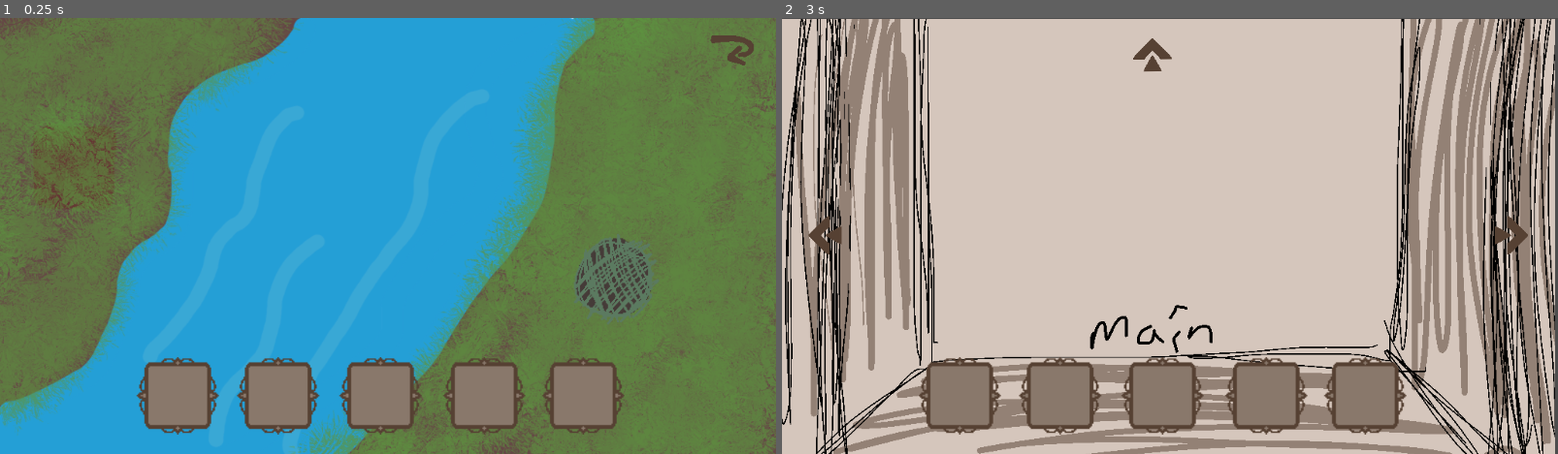
Above: before the commit, frames 1-2 (left to right).
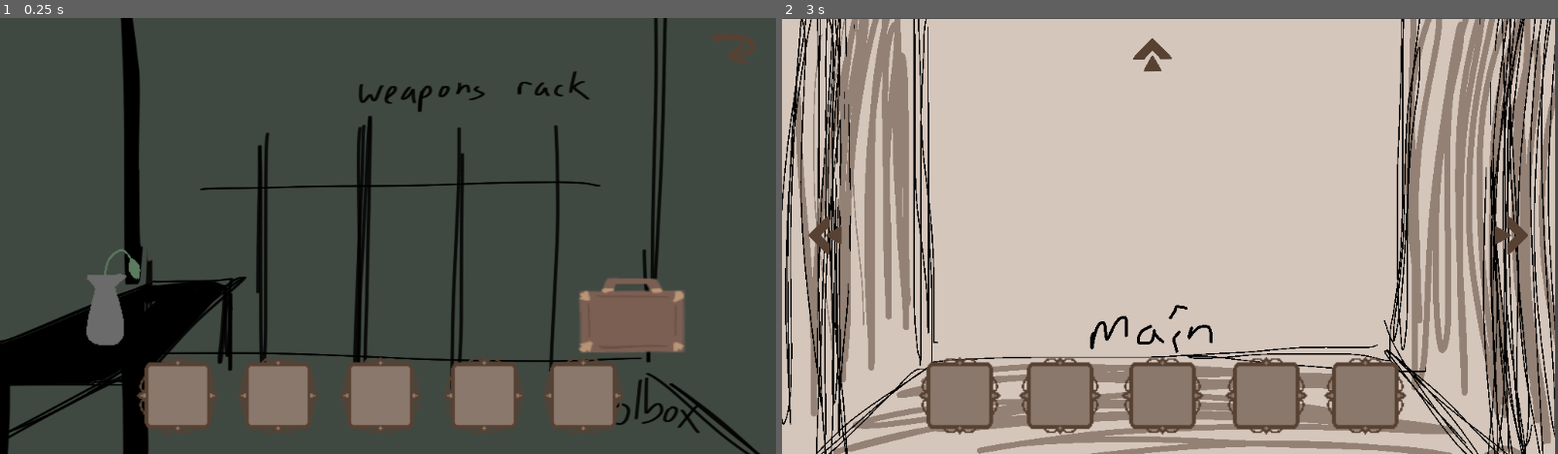
Above: after the commit, the same moments.

Repository: yaliu10/Escape-Room
Game: Godot game, scene res://room.tscn
The game is run twice, just before and just after one commit, with the same random seed, the same clock (stepped at 60 frames per second) and the same inputs.
Inputs (mouse positions are in pixels of both pictures, inside the frame that each line leads up to):
- Up to frame 1 (0.25 s): no input
- Up to frame 2 (3 s): tap Enter at 0.5, 2 s; drag from (828, 236) to (960, 397) at 0.52 s; tap Space at 1.25, 2.75 s; drag from (1503, 236) to (960, 397) at 1.27 s; move the mouse to (1154, 61) at 2.02 s; click (1154, 61) at 2.17 s; drag from (1526, 48) to (1061, 392) at 2.77 s

The runs differ from the first frame. In frame 1, 93% of the frame differs, in the area x 0-100%, y 0-100%; in frame 2, nothing differs.

Commit message:
chisel done

Diff:
--- a/escape-room/room.gd
+++ b/escape-room/room.gd
@@ -207,7 +207,6 @@
 
 
 #need to hide visibility of objects when switching rooms
-#error comes from item group
 func _on_test_interact_area_area_entered(area: Area2D) -> void: #keep for example but delete later
 	if area.is_in_group("item"):
 		if area.get_parent().item_id == 1:
@@ -247,6 +246,13 @@
 
 func _on_closed_trap_area_input_event(viewport: Node, event: InputEvent, shape_idx: int) -> void:
 	if event is InputEventMouseButton and event.button_index == MOUSE_BUTTON_LEFT:
-			$"In Left Painting/Open Trap".visible = true
-			$"In Left Painting/Closed Trap".queue_free()
-			$"In Left Painting/River Key". visible = true
+		$"In Left Painting/Open Trap".visible = true
+		$"In Left Painting/Closed Trap".queue_free()
+		$"In Left Painting/River Key". visible = true
+
+
+func _on_closed_toolbox_area_input_event(viewport: Node, event: InputEvent, shape_idx: int) -> void:
+	if event is InputEventMouseButton and event.button_index == MOUSE_BUTTON_LEFT:
+		$"In Right Painting/Open Toolbox".visible = true
+		$"In Right Painting/Closed Toolbox".queue_free()
+		$"In Right Painting/Chisel".visible = true
--- a/escape-room/room.tscn
+++ b/escape-room/room.tscn
@@ -21,6 +21,9 @@
 [ext_resource type="Texture2D" uid="uid://dklo3a56i6ypn" path="res://art/IMG_2859.PNG" id="16_fw5fg"]
 [ext_resource type="Texture2D" uid="uid://b7eimlxrbmt72" path="res://art/Hollyhock.png" id="17_k5f7d"]
 [ext_resource type="Texture2D" uid="uid://qgndunpgl4lh" path="res://art/Forget me not.png" id="17_txuyg"]
+[ext_resource type="Texture2D" uid="uid://mwlxqxw02hyy" path="res://art/chisel.PNG" id="21_56284"]
+[ext_resource type="Texture2D" uid="uid://ds552hk8olw1w" path="res://art/ph-closed case.PNG" id="22_grjj2"]
+[ext_resource type="Texture2D" uid="uid://bwsn7jxnip1o3" path="res://art/ph-opened case.PNG" id="23_58ajg"]
 
 [sub_resource type="RectangleShape2D" id="RectangleShape2D_5ms4q"]
 size = Vector2(83, 83)
@@ -77,6 +80,12 @@
 
 [sub_resource type="CircleShape2D" id="CircleShape2D_qh44s"]
 radius = 57.1957
+
+[sub_resource type="CircleShape2D" id="CircleShape2D_4bt67"]
+radius = 152.816
+
+[sub_resource type="RectangleShape2D" id="RectangleShape2D_k04cf"]
+size = Vector2(110.256, 59.3362)
 
 [sub_resource type="CapsuleShape2D" id="CapsuleShape2D_mgyjd"]
 radius = 34.6233
@@ -290,6 +299,7 @@
 shape = SubResource("RectangleShape2D_ka71n")
 
 [node name="In Left Painting" type="Sprite2D" parent="."]
+visible = false
 z_index = 1
 scale = Vector2(1.13086, 1.085)
 texture = ExtResource("6_x17j6")
@@ -364,7 +374,6 @@
 one_shot = true
 
 [node name="In Right Painting" type="Sprite2D" parent="."]
-visible = false
 z_index = 1
 scale = Vector2(1.125, 1.08833)
 texture = ExtResource("9_q6k2w")
@@ -414,6 +423,41 @@
 [node name="Timer" type="Timer" parent="In Right Painting/Weapon Key"]
 wait_time = 0.2
 one_shot = true
+
+[node name="Chisel" type="Sprite2D" parent="In Right Painting"]
+visible = false
+z_index = 1
+position = Vector2(832.889, 420.828)
+scale = Vector2(0.203674, 0.203674)
+texture = ExtResource("21_56284")
+script = ExtResource("12_6j7kt")
+
+[node name="Chisel Area" type="Area2D" parent="In Right Painting/Chisel" groups=["item"]]
+
+[node name="CollisionShape2D" type="CollisionShape2D" parent="In Right Painting/Chisel/Chisel Area"]
+shape = SubResource("CircleShape2D_4bt67")
+
+[node name="Timer" type="Timer" parent="In Right Painting/Chisel"]
+wait_time = 0.2
+one_shot = true
+
+[node name="Closed Toolbox" type="Sprite2D" parent="In Right Painting"]
+position = Vector2(877.333, 438.286)
+scale = Vector2(0.937393, 0.997705)
+texture = ExtResource("22_grjj2")
+
+[node name="Closed Toolbox Area" type="Area2D" parent="In Right Painting/Closed Toolbox"]
+position = Vector2(-43.6199, -22.1029)
+
+[node name="CollisionShape2D" type="CollisionShape2D" parent="In Right Painting/Closed Toolbox/Closed Toolbox Area"]
+position = Vector2(-2.97418, -1.11859)
+shape = SubResource("RectangleShape2D_k04cf")
+
+[node name="Open Toolbox" type="Sprite2D" parent="In Right Painting"]
+visible = false
+position = Vector2(877.333, 380.399)
+scale = Vector2(0.947778, 0.991962)
+texture = ExtResource("23_58ajg")
 
 [node name="In Front Painting" type="Sprite2D" parent="."]
 visible = false
@@ -494,6 +538,9 @@
 [connection signal="mouse_exited" from="In Right Painting/Right Painting Return/Right Painting Return Area" to="." method="change_cursor_back_in_painting"]
 [connection signal="input_event" from="In Right Painting/Weapon Key/Weapon Key Area" to="In Right Painting/Weapon Key" method="_on_empty_bucket_area_input_event"]
 [connection signal="timeout" from="In Right Painting/Weapon Key/Timer" to="In Right Painting/Weapon Key" method="_on_timer_timeout"]
+[connection signal="input_event" from="In Right Painting/Chisel/Chisel Area" to="In Right Painting/Chisel" method="_on_empty_bucket_area_input_event"]
+[connection signal="timeout" from="In Right Painting/Chisel/Timer" to="In Right Painting/Chisel" method="_on_timer_timeout"]
+[connection signal="input_event" from="In Right Painting/Closed Toolbox/Closed Toolbox Area" to="." method="_on_closed_toolbox_area_input_event"]
 [connection signal="input_event" from="In Front Painting/Empty Bucket/Empty Bucket Area" to="In Front Painting/Empty Bucket" method="_on_empty_bucket_area_input_event"]
 [connection signal="timeout" from="In Front Painting/Empty Bucket/Timer" to="In Front Painting/Empty Bucket" method="_on_timer_timeout"]
 [connection signal="input_event" from="In Front Painting/Front Painting Return/Front Painting Return Area" to="." method="_on_front_painting_return_area_input_event"]
Binary file added: escape-room/art/chisel.PNG
Not shown, added: escape-room/art/chisel.PNG.import
Not shown: 1 places in escape-room/room.tscn that only renumber resources
